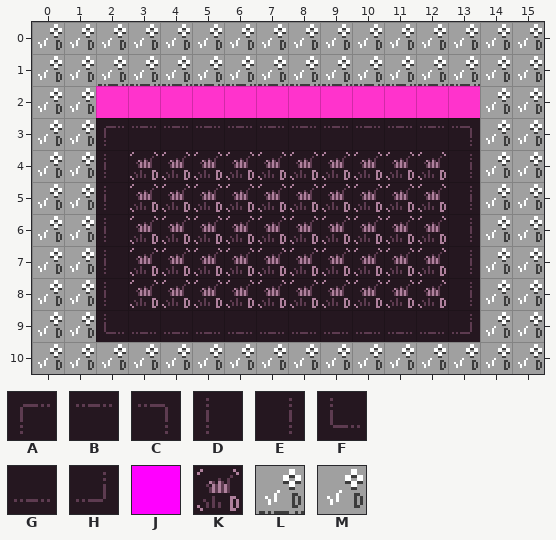
Two states of a Tiled map, art/rooms/Template.tmx. Above: the version before the commit.
Cells are 16x16 px. Shown: x 0..15, y 0..10.
Key: from "DiscoFloorTiles": A 1 "floor", B 2 "floor", C 3 "floor", D 17 "floor", E 19 "floor", F 33 "floor", G 34 "floor", H 35 "floor"; from "MapTiles": J 16 "map"; from "TechnicalTiles": K 1 "detail", L 17 "detail", M 18 "detail".
_ is an empty cell.
Layers that did not change in this view are not listed.
Layer "Base" before, first column x 0:
 0 MMMMMMMMMMMMMMMM
 1 MMLLLLLLLLLLLLMM
 2 MMJJJJJJJJJJJJMM
 3 MMABBBBBBBBBBCMM
 4 MMDKKKKKKKKKKEMM
 5 MMDKKKKKKKKKKEMM
 6 MMDKKKKKKKKKKEMM
 7 MMDKKKKKKKKKKEMM
 8 MMDKKKKKKKKKKEMM
 9 MMFGGGGGGGGGGHMM
10 MMMMMMMMMMMMMMMM
After:
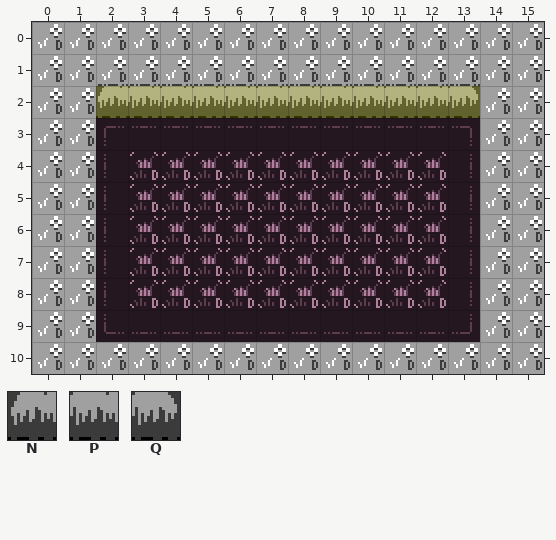
Further tiles: from "MapTiles": N 176 "map", P 177 "map", Q 178 "map".
Difference:
Layer "Base":
Tile J becomes tile N in row 2 at x 2.
Tile J becomes tile P in row 2 at x 3 to 12.
Tile J becomes tile Q in row 2 at x 13.
Where, in picture pixels (left, top, right, bottom), the same in both pictures:
changed: (96, 86, 480, 118)
